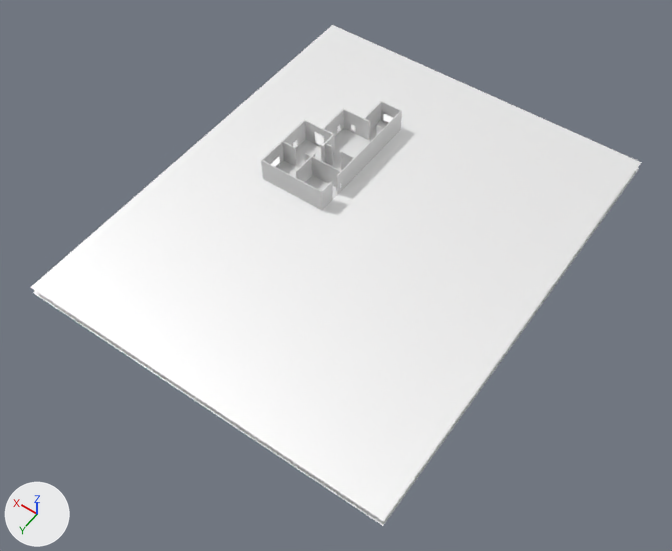
Renders of the glTF model models/identity_interior.glb from each side of a commit.
The view is the same before and after, from a 50 mm lens placed at (-26.3, 38.2, 52.5), pointed at (-1.5, 3.5, -2.1). Arrows for +X, +Y and +Z are at lower left; the lights stay in place. Where no turn or scale is listed for an object, it has been applied to the vertices.

In view in the first picture: 'FloorOut', 'FloorOut2', 'Wall', 'floor_identity'.
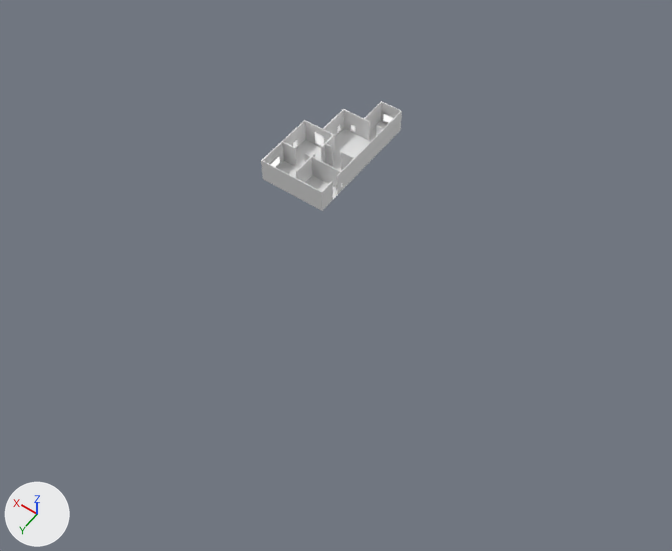
ob_identityobiekty is not drawn itself; it is the parent of ob_nataliavideo, ob_murzynheritage, ob_dreameraura, ob_dreamerspaceman, ob_starman, ob_dreamerpiotr, ob_dreamerflowerman, ob_gilukryty.

The edits, one by one:
Object 'FloorOut' (ob_floorout) is deleted.
Object 'FloorOut2' (ob_floorout2) is deleted.
In object 'identityObiekty' (ob_identityobiekty), parent goes from ob_identity_exhibition to ob_identity.

Location of each change, [x1, y1, x2, y2] in pixels of the pictures (672 x 551 px):
'FloorOut', deleted
    before: [31, 25, 642, 522]
'FloorOut2', deleted
    before: [33, 168, 639, 526]
'WielekEibejzyt_1', moved
    before: [315, 132, 324, 145]
    after: [315, 133, 324, 146]
'Video', moved
    before: [271, 157, 280, 166]
    after: [271, 157, 280, 167]
'Video_1', moved
    before: [383, 114, 393, 122]
    after: [383, 114, 393, 123]
'WielekPalec_1', moved
    both: [293, 140, 297, 147]
